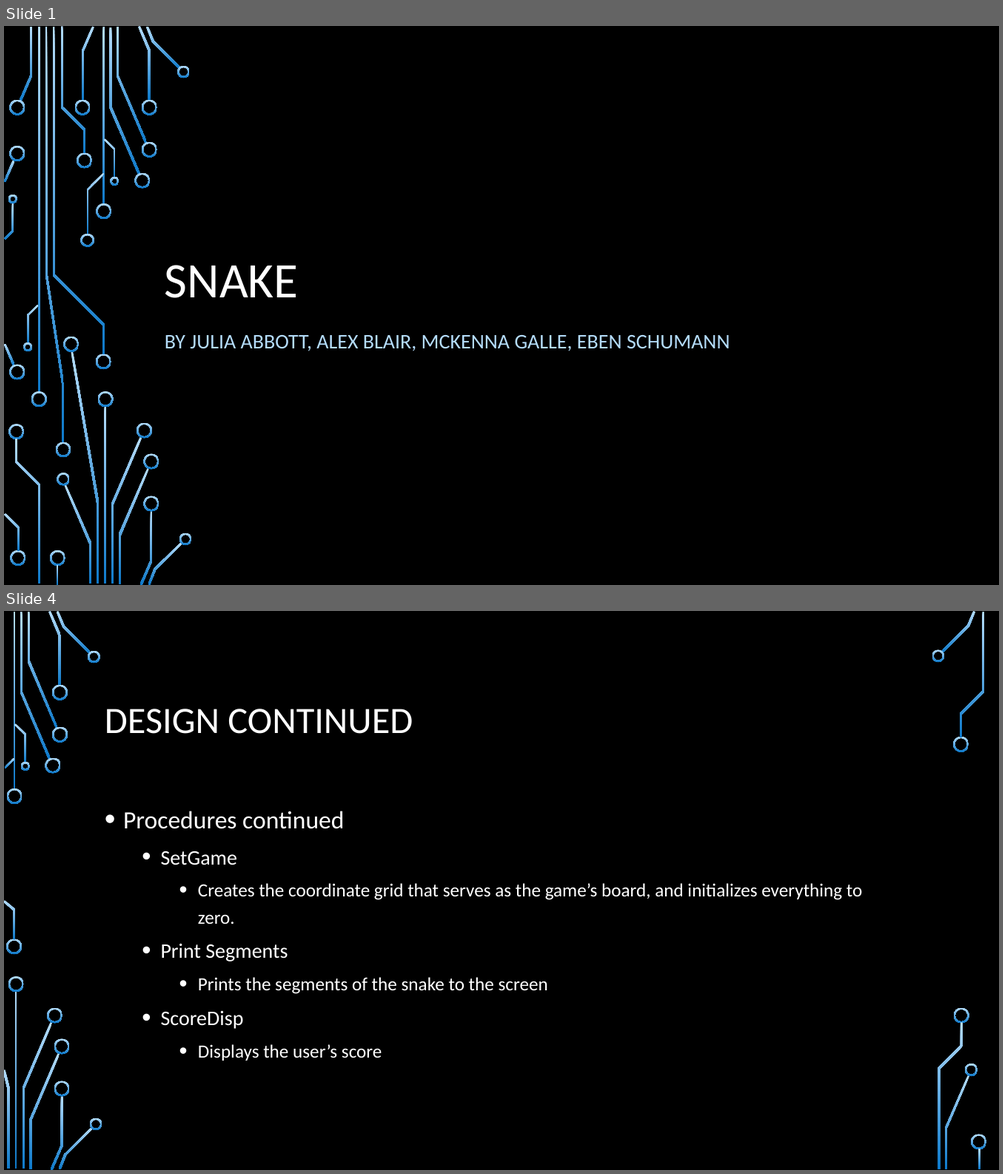
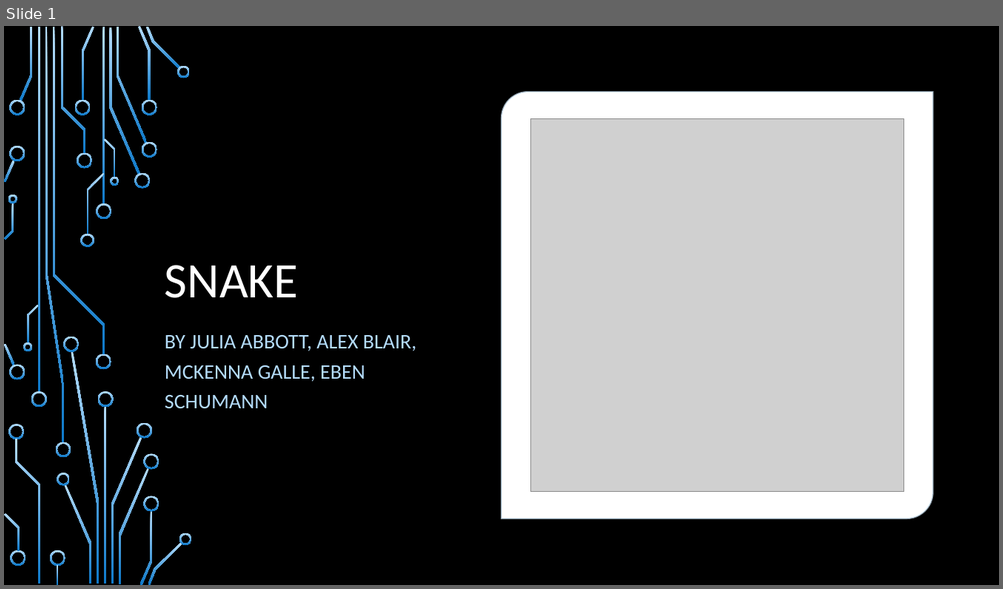
Before and after one commit to AlexBlair42/Snake-MASM, a slide deck: Final Project Presentation.pptx. Shown one above the other, each under a label of ours: slides 1 and 4 before the commit, slide 1 after it; the slides between them are not shown. The pictures are 1003x1174 and 1003x589 pixels, drawn with LibreOffice and Linux fonts; fonts in the diff are those of the drawing; grey boxes stand for pictures; background and template pictures are left out. Boxes give left, top, right and bottom in pixels: in the first picture for what was removed or moved away, otherwise in the second. Text is boxed around its words. In the diff, an @@ line names an element or a change of style, - is before the commit and + after.

```diff
--- a/Final Project Presentation.pptx
+++ b/Final Project Presentation.pptx
@@ slide 4 removed at box(4, 611, 999, 1170), background picture (left out) @@
@@ title removed at box(105, 709, 412, 734) @@
-DESIGN CONTINUED
@@ text removed at box(123, 811, 862, 1061) @@
-• Procedures continued
-  • SetGame
-    • Creates the coordinate grid that serves as the game’s board, and initializes everything to zero.
-  • Print Segments
-    • Prints the segments of the snake to the screen
-  • ScoreDisp
-    • Displays the user’s score
@@ group removed at box(4, 611, 987, 1170): 33 freeform shapes, 3 rectangles @@
@@ slide 1 changed as well @@
@@ round diag rect added at box(502, 92, 933, 518), fill #FFFFFF, outline #D2EAFC 1.5 pt @@
@@ picture added at box(530, 118, 904, 492) @@
@@ subtitle "BY JULIA ABBOTT, ALEX BLAIR, ..." rewrapped from box(165, 335, 730, 352) to box(165, 335, 416, 409) @@
```
Also in this commit, not shown: 3 other slides changed, 2 slides added, 1 other slide removed, 1 other file.
